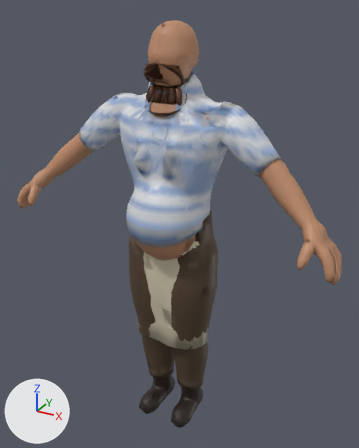
The glTF model tidebreakers/public/assets/chars/bram.glb: old version first, new version second.
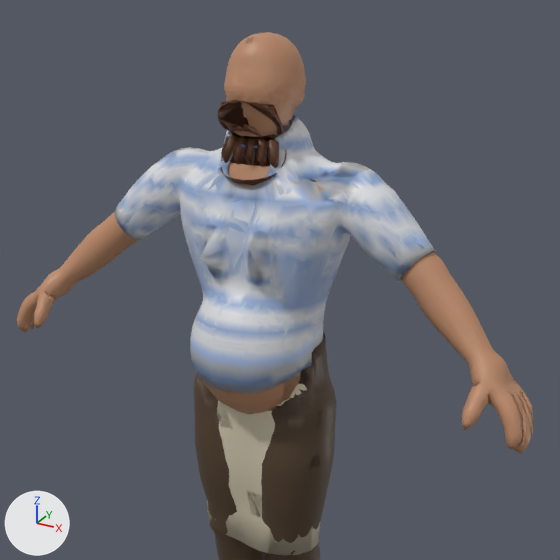
The first picture shows the older version from a camera (50 mm lens) standing at (1.103, -1.942, 2.094) and looking at (0.023, 0.022, 1.112). The close-ups show the older and then the newer version on the part from 2% to 100% of the width and 0% to 79% of the height of that picture. Only the edits that show in the close-ups are written down. Arrows for +X, +Y and +Z are at lower left; the lights stay in place.

The scene before the commit, as lines of its bpy script (objects in view):
```python
me_bram_skin = bpy.data.meshes.new('bram_skin')
me_bram_skin.from_pydata(...)  # 16962 vertices, 33595 faces; spans x -0.84..0.84, y -0.25..0.16, z -0.03..2.04
me_bram_skin.materials.append(mat_bram_mat)
me_bram_skin_001 = bpy.data.meshes.new('bram_skin.001')
me_bram_skin_001.from_pydata(...)  # 7706 vertices, 15116 faces; spans x -0.84..0.84, y -0.25..0.16, z -0.03..2.04
me_bram_skin_001.materials.append(mat_bram_mat)
ob_bram = bpy.data.objects.new('bram', me_bram_skin)
ob_bram.location = (0.0, 0.0, 0.0)
ob_bram_lod1 = bpy.data.objects.new('bram_LOD1', me_bram_skin_001)
ob_bram_lod1.location = (0.0, 0.0, 0.0)
```
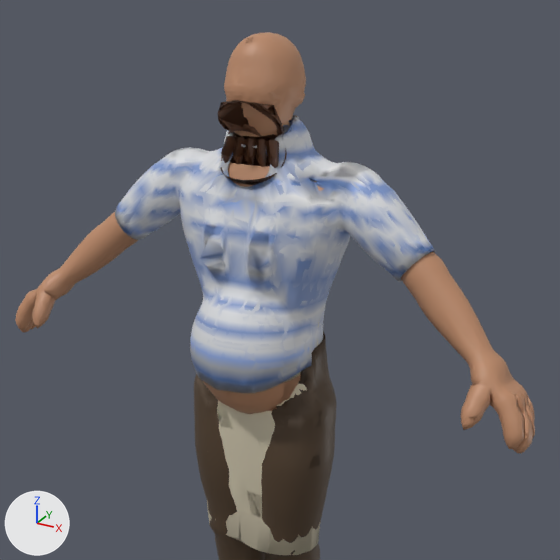
Changed parts and their boxes [x1, y1, x2, y2] in the close-ups (560 x 560 px; the box of a moved part takes in the faces that stretch with it):
'bram', reshaped: before [17, 32, 533, 560]; after [15, 32, 535, 560]
'bram_LOD1', reshaped: before [17, 33, 533, 560]; after [15, 33, 535, 560]
part 1 of me_bram_skin, moved or reshaped: before [498, 388, 533, 437]; after [497, 386, 534, 430]
part 2 of me_bram_skin, moved or reshaped: before [26, 294, 34, 327]; after [24, 289, 36, 328]
part 3 of me_bram_skin, recoloured: [115, 115, 435, 393] in both
part 4 of me_bram_skin_001, moved or reshaped: before [17, 116, 533, 560]; after [15, 159, 535, 560]
part 5 of me_bram_skin_001, recoloured: [115, 115, 435, 392] in both

The change in detail:
me_bram_skin has 16962 vertices, 33595 faces and spans x -0.84..0.84, y -0.25..0.16, z -0.03..2.04.
me_bram_skin is used by ob_bram; location (0.0, 0.0, 0.0).
me_bram_skin part 1: 62 of 16962 vertices moved; they spanned x 0.71..0.84, y -0.19..-0.1, z 1.12..1.25 and now span x 0.72..0.84, y -0.2..-0.1, z 1.11..1.25; mean shift (0.01, 0.0, 0.0); largest move (0.75, -0.16, 1.2) -> (0.79, -0.18, 1.24).
me_bram_skin part 2: 62 of 16962 vertices moved; they spanned x -0.84..-0.71, y -0.19..-0.1, z 1.12..1.25 and now span x -0.84..-0.72, y -0.2..-0.1, z 1.11..1.25; mean shift (-0.01, 0.0, 0.0); largest move (-0.75, -0.16, 1.2) -> (-0.79, -0.18, 1.24).
me_bram_skin part 3: 9862 kept faces spanning x -0.51..0.51, y -0.25..0.16, z 1.1..1.83 get new vertex colours.
me_bram_skin_001 has 7706 vertices, 15116 faces and spans x -0.84..0.84, y -0.25..0.16, z -0.03..2.04.
me_bram_skin_001 is used by ob_bram_lod1; location (0.0, 0.0, 0.0).
me_bram_skin_001 part 4: 45 vertices moved within x -0.84..0.84, y -0.22..0.09, z 0.08..1.8; 331 vertices removed from x -0.84..0.84, y -0.24..0.15, z -0.02..1.83; 331 vertices added at x -0.84..0.84, y -0.25..0.15, z -0.02..1.71.
me_bram_skin_001 part 5: 4467 kept faces spanning x -0.51..0.51, y -0.25..0.16, z 1.1..1.83 get new vertex colours.
